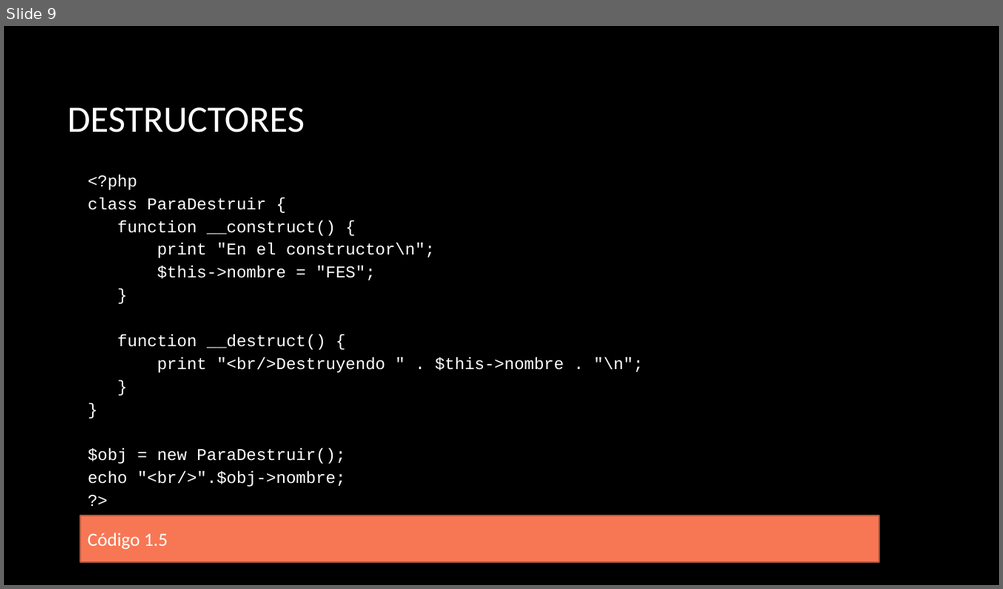
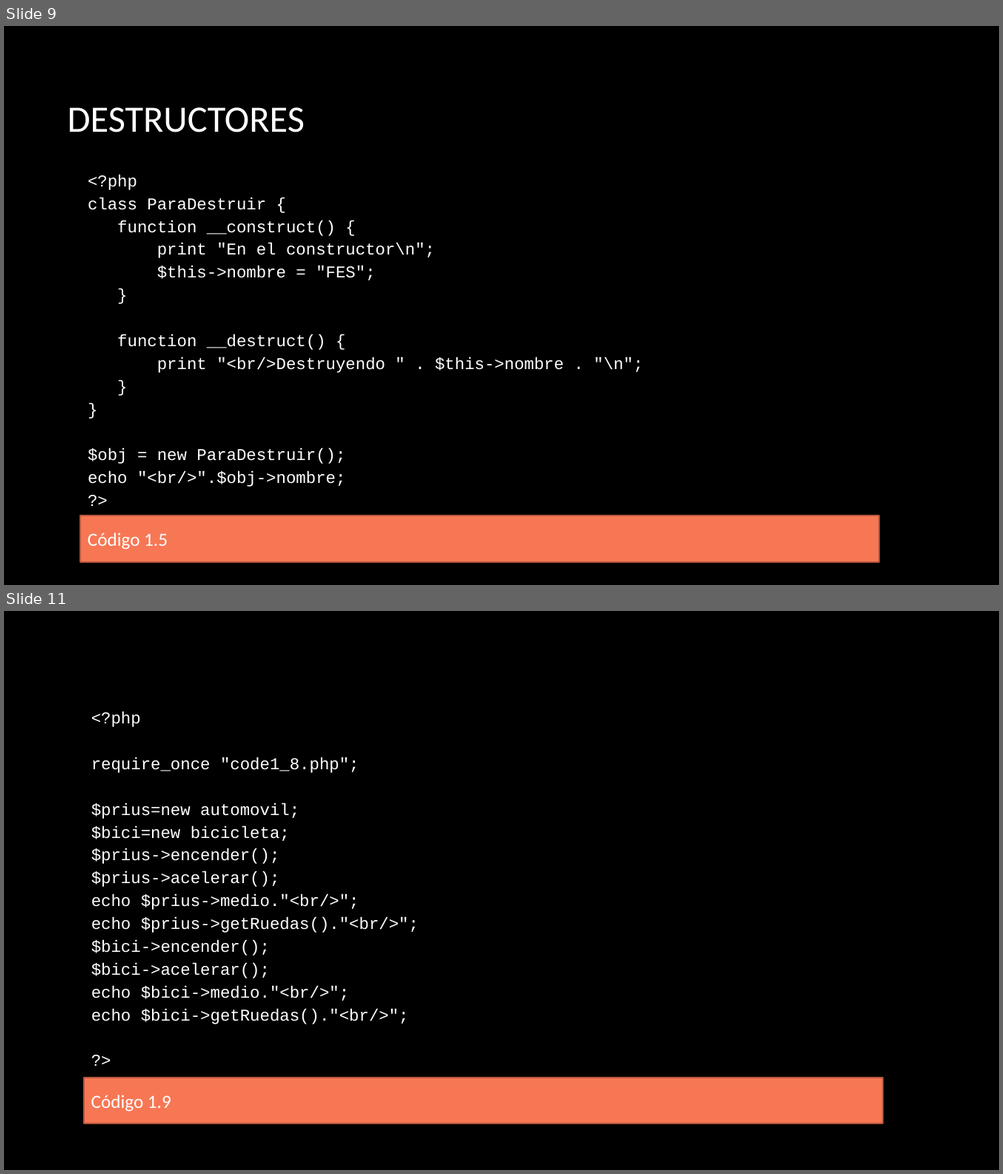
Before and after one commit to erikfer94/fromNoobToMaster, a slide deck: presentaciones/clase_3.pptx. Shown one above the other, each under a label of ours: slide 9 before the commit, slides 9 and 11 after it; the slides between them are not shown. The pictures are 1003x589 and 1003x1174 pixels, drawn with LibreOffice and Linux fonts; fonts in the diff are those of the drawing; background and template pictures are left out. Boxes give left, top, right and bottom in pixels: in the first picture for what was removed or moved away, otherwise in the second. Text is boxed around its words. In the diff, an @@ line names an element or a change of style, - is before the commit and + after.

```diff
--- a/presentaciones/clase_3.pptx
+++ b/presentaciones/clase_3.pptx
@@ slide 11 added at (4, 611, 999, 1170), background picture (left out) @@
@@ rectangle added at (84, 701, 883, 1078), fill #000000, 16 pt, text #FFFFFF @@
+<?php
+require_once "code1_8.php";
+$prius=new automovil;
+$bici=new bicicleta;
+$prius->encender();
+$prius->acelerar();
+echo $prius->medio."<br/>";
+echo $prius->getRuedas()."<br/>";
+$bici->encender();
+$bici->acelerar();
+echo $bici->medio."<br/>";
+echo $bici->getRuedas()."<br/>";
+?>
@@ rectangle added at (84, 1078, 883, 1125), fill #F77754, outline #B7583E 1.5 pt, 18 pt, text #FFFFFF @@
+Código 1.9
```
Also in this commit, not shown: 20 other slides added, 17 other files.
